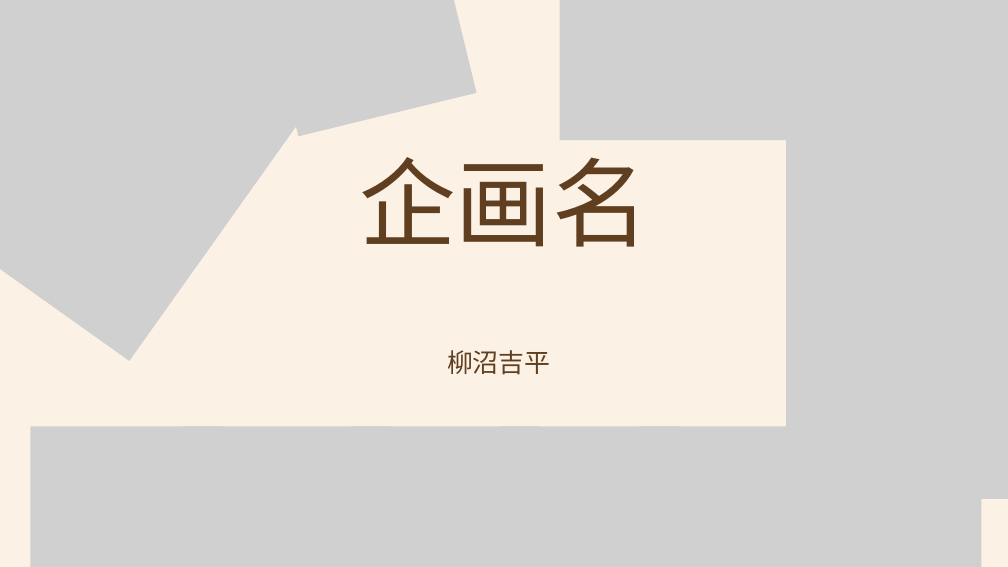
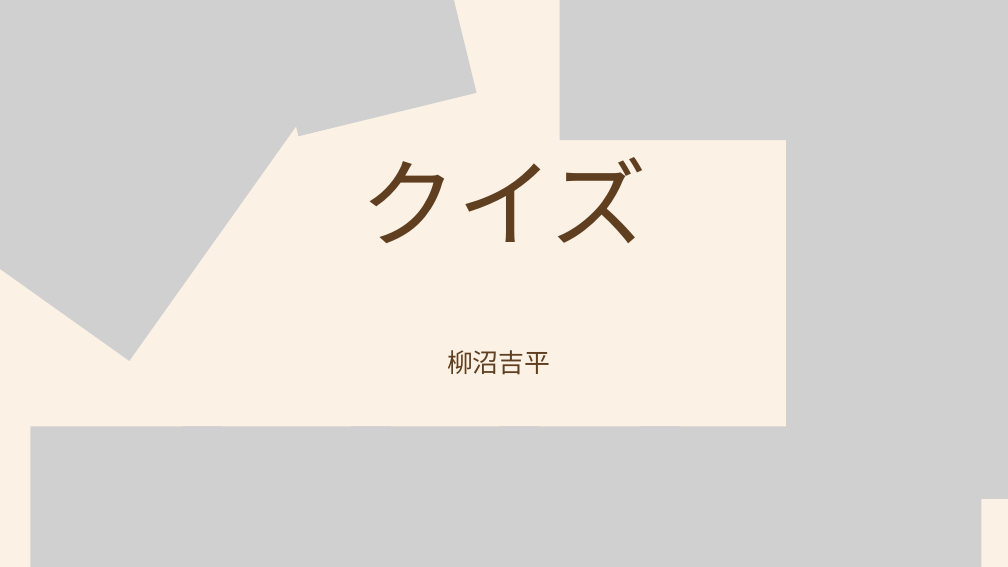
Before and after one commit to yaginumakippei/flutter_application_1, a slide deck: slide 1 of 企画名.pptx. Drawn at 1008x567 pixels with LibreOffice and Linux fonts; fonts in the diff are those of the drawing; grey boxes stand for pictures. Boxes give left, top, right and bottom in pixels: in the first picture for what was removed or moved away, otherwise in the second. Text is boxed around its words. In the diff, an @@ line names an element or a change of style, - is before the commit and + after.

```diff
--- a/企画名.pptx
+++ b/企画名.pptx
@@ text at (361,157,648,243): text changed @@
-企画名
+クイズ
```
Also in this commit, not shown: 6 slides added, 10 slides removed, 2 other files.
